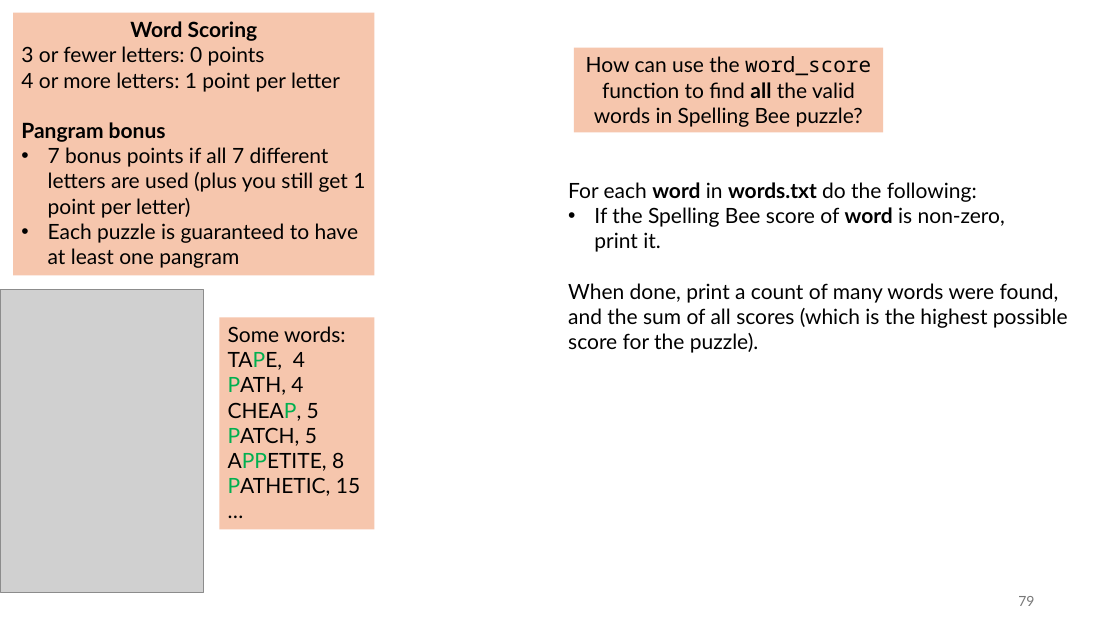
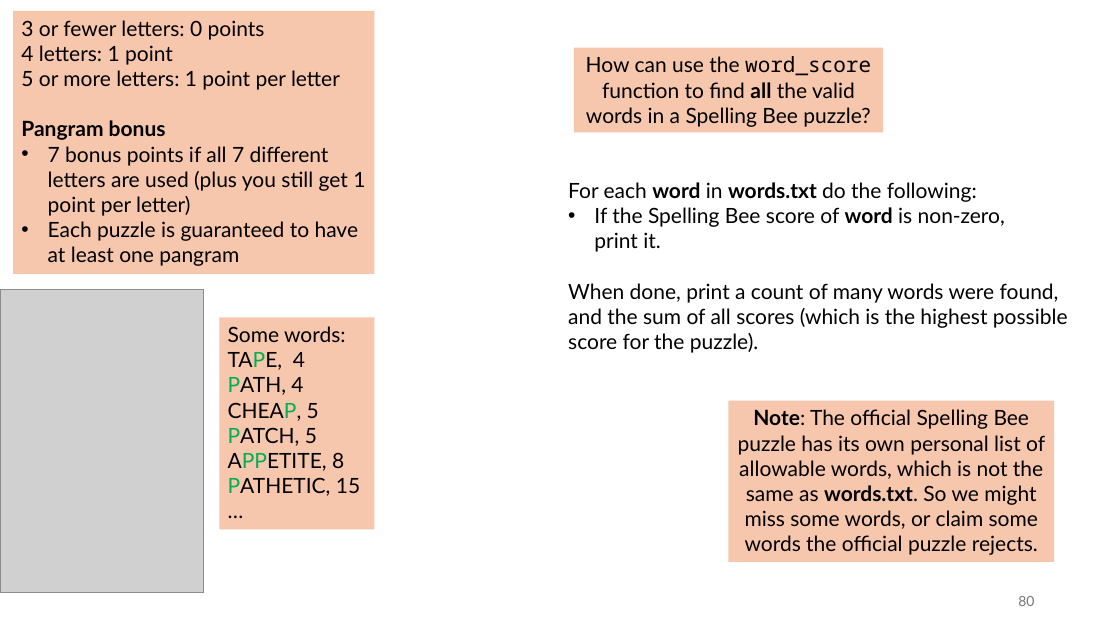
Before and after one commit to tjd1234/cmpt120spring2026, a slide deck: slide 80 of lecture_notes/chapter7/chapter7.pptx (slide 79 before the commit). Drawn at 1120x630 pixels with LibreOffice and Linux fonts; fonts in the diff are those of the drawing; grey boxes stand for pictures. Boxes give left, top, right and bottom in pixels: in the first picture for what was removed or moved away, otherwise in the second. Text is boxed around its words. In the diff, an @@ line names an element or a change of style, - is before the commit and + after.

```diff
--- a/lecture_notes/chapter7/chapter7.pptx
+++ b/lecture_notes/chapter7/chapter7.pptx
@@ text in rectangle at (130,21,258,41): paragraph removed @@
-Word Scoring
@@ text in rectangle at (21,45,340,90): text changed @@
-4 or more letters: 1 point per letter
+4 letters: 1 point
+5 or more letters: 1 point per letter
@@ text in rectangle at (586,56,871,127): text changed @@
-How can use the word_score function to find all the valid words in Spelling Bee puzzle?
+How can use the word_score function to find all the valid words in a Spelling Bee puzzle?
@@ rectangle added at (728,401,1054,562), fill #F6C6AD, 18 pt, text #000000 @@
+Note: The official Spelling Bee puzzle has its own personal list of allowable words, which is not the same as words.txt. So we might miss some words, or claim some words the official puzzle rejects.
@@ page number at (1018,596,1034,606): text changed @@
-79
+80
```
Also in this commit, not shown: 22 other slides changed, 1 slide added.
